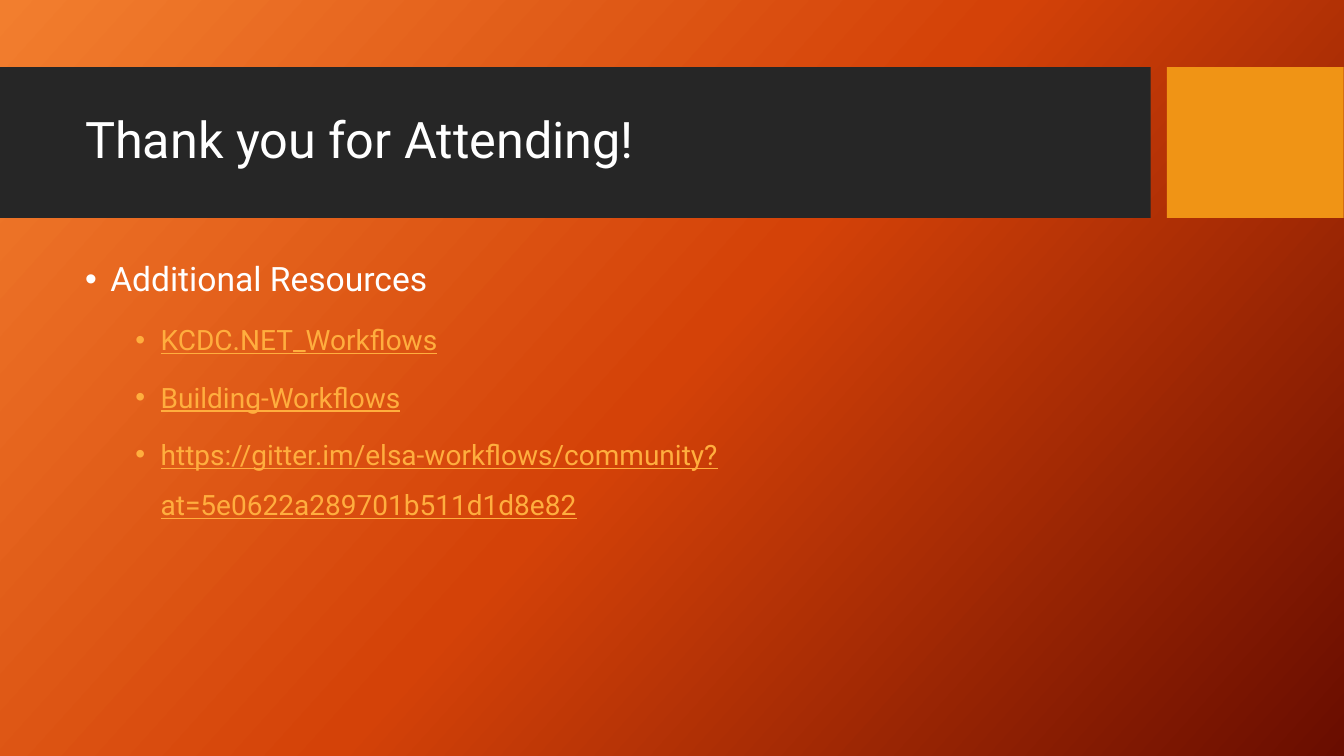
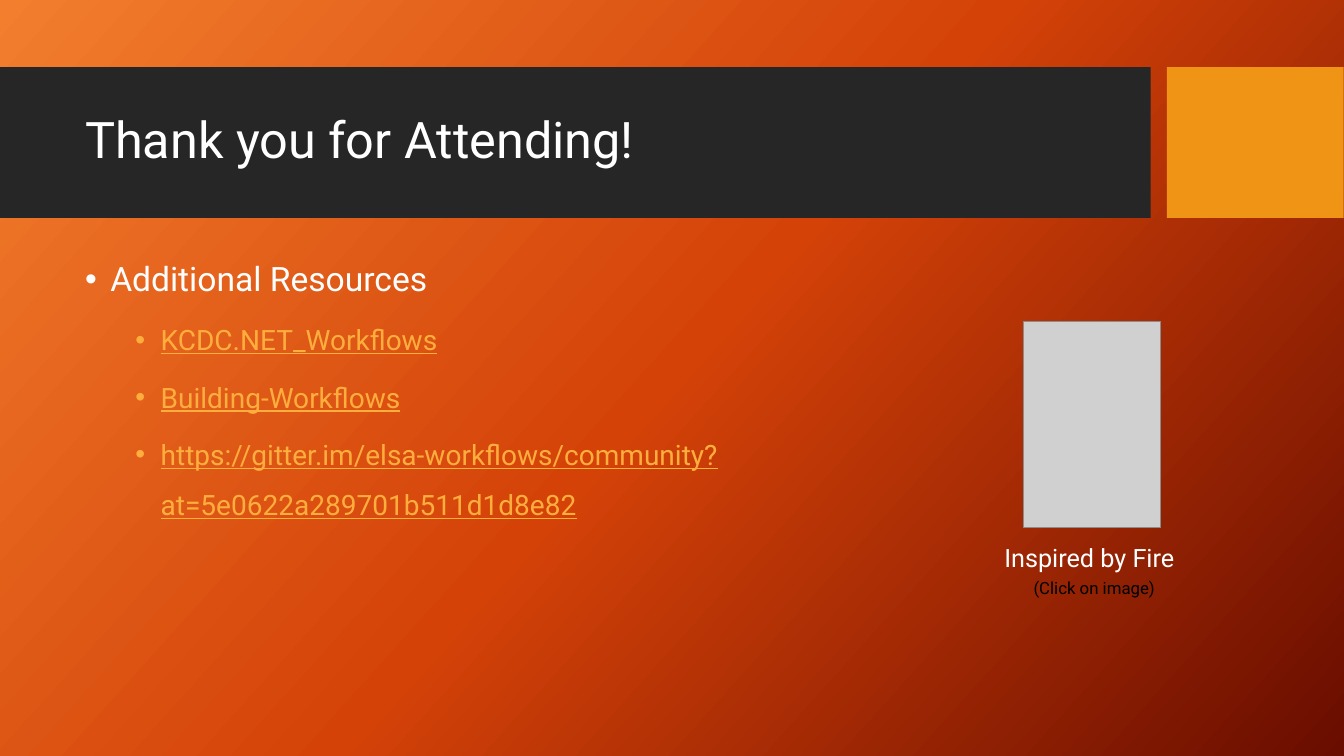
Before and after one commit to bholman77/KCDC---.NET-Workflows-, a slide deck: slide 13 of DotNETWorkflows.pptx. Drawn at 1344x756 pixels with LibreOffice and Linux fonts; fonts in the diff are those of the drawing; grey boxes stand for pictures; background and template pictures are left out. Boxes give left, top, right and bottom in pixels: in the first picture for what was removed or moved away, otherwise in the second. Text is boxed around its words. In the diff, an @@ line names an element or a change of style, - is before the commit and + after.

```diff
--- a/DotNETWorkflows.pptx
+++ b/DotNETWorkflows.pptx
@@ picture added at (1023, 322, 1160, 527) @@
@@ text added at (1004, 548, 1175, 573), 18 pt, text #FFFFFF @@
+Inspired by Fire
@@ text added at (1034, 581, 1155, 598), 12 pt, text #000000 @@
+(Click on image)
```
Also in this commit, not shown: 1 other slide changed.
